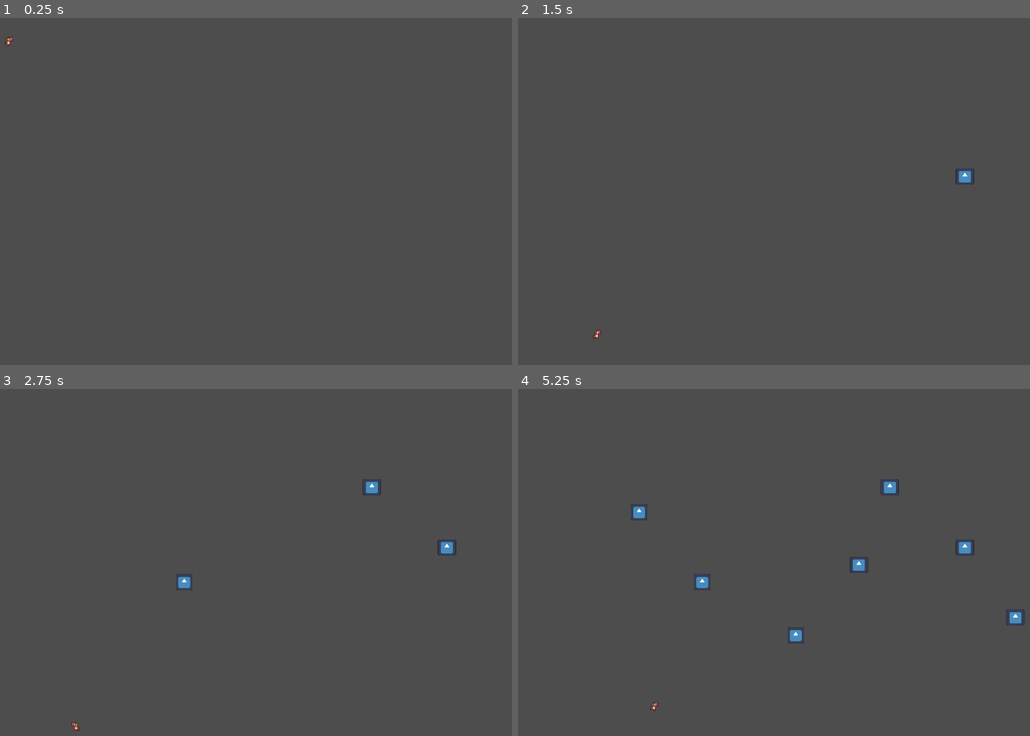
Above: before the commit, frames 1-4 (two rows, left to right).
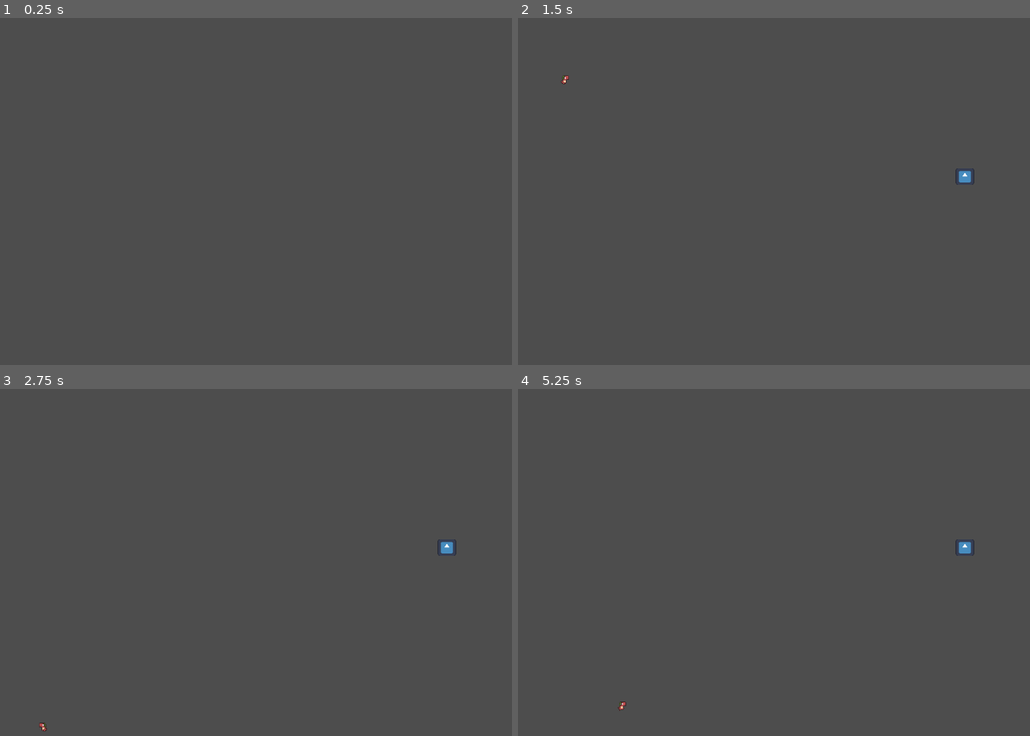
Above: after the commit, the same moments.

Repository: Chvrd0/Tricontinental-CC5408
Game: Godot game, scene res://Levels/Node/BaseLevel.tscn
Two runs of this game, one before a commit and one after it. Both use one fixed random seed, a clock stepped at 60 frames per second and the inputs below. This scene is started directly instead of the project's main scene. The engine's default icon, where the game draws it, is replaced by a stand-in: a white triangle on a blue panel in a dark square.
Inputs (mouse positions are in pixels of both pictures, inside the frame that each line leads up to):
- Up to frame 1 (0.25 s): no input
- Up to frame 2 (1.5 s): tap Enter at 0.5 s; move the mouse to (963, 177) at 0.52 s; hold D (move_right) from 0.53 s (still down); click (963, 177) at 0.6 s; tap Space (jump) at 0.77, 0.8, 1.07, 1.25, 1.35 s; move the mouse to (702, 212) at 1.27 s
- Up to frame 3 (2.75 s): tap Space (jump) at 1.52, 1.82, 2.3 s; click (184, 583) at 1.55 s; tap Enter at 2 s; move the mouse to (373, 486) at 2.02 s; release D (move_right) at 2.03 s; hold A (move_left) from 2.03 s (still down); click (373, 486) at 2.1 s
- Up to frame 4 (5.25 s): tap Space (jump) at 2.75, 3.02, 3.32, 3.77, 3.8, 4.07, 4.25, 4.35, 4.52, 4.82 s; move the mouse to (794, 635) at 2.77 s; release A (move_left) at 2.78 s; hold D (move_right) 2.78-4.28 s; tap P (portal) at 2.85 s; click (794, 635) at 3.05 s; tap Enter at 3.5 s; move the mouse to (1014, 618) at 3.52 s; click (1014, 618) at 3.6 s; move the mouse to (640, 510) at 4.27 s; hold A (move_left) 4.28-5.03 s; click (640, 510) at 4.55 s; move the mouse to (861, 565) at 5.02 s; hold D (move_right) from 5.03 s (still down); click (861, 565) at 5.1 s

The runs differ from the first frame. In frame 1, less than 0.1% of the frame differs, in the area x 0-3%, y 5-8%; in frame 2, less than 0.1%; in frame 3, 0.2%; in frame 4, 0.6%, in the area x 19-99%, y 25-93%.

Commit message:
Feat: Implementacion de fase previa para la colocacion de portales

Diff:
--- a/portales/Levels/Node/BaseLevel.tscn
+++ b/portales/Levels/Node/BaseLevel.tscn
@@ -1,7 +1,6 @@
-[gd_scene load_steps=4 format=3 uid="uid://bf41bhr4pcafq"]
+[gd_scene load_steps=3 format=3 uid="uid://bf41bhr4pcafq"]
 
 [ext_resource type="Script" uid="uid://8kr5e1k1k2gu" path="res://Levels/Scripts/base_level.gd" id="1_jefml"]
-[ext_resource type="PackedScene" uid="uid://cde78dlgk1acq" path="res://Player/player.tscn" id="2_acgpt"]
 
 [sub_resource type="WorldBoundaryShape2D" id="WorldBoundaryShape2D_oo6k0"]
 
@@ -13,6 +12,3 @@
 [node name="CollisionShape2D" type="CollisionShape2D" parent="StaticBody2D"]
 position = Vector2(107, 631)
 shape = SubResource("WorldBoundaryShape2D_oo6k0")
-
-[node name="Player" parent="." instance=ExtResource("2_acgpt")]
-position = Vector2(22, 27)
--- a/portales/Levels/Scripts/base_level.gd
+++ b/portales/Levels/Scripts/base_level.gd
@@ -3,16 +3,32 @@
 var entrada: bool = true
 var PORTAL = preload("uid://6xasnqsryygo")
 var PORTAL_SALIDA = preload("uid://ccnqpatetrj6x")
+const PLAYER = preload("uid://cde78dlgk1acq")
+
+var preparacion1: bool = true
+var preparacion2: bool = true
+
+@export var spawn_point: Vector2
 
 func _physics_process(delta: float) -> void:
-	if Input.is_action_just_pressed("click"):
-		if entrada:
-			var entrada_inst = PORTAL.instantiate()
-			add_child(entrada_inst)
-			entrada_inst.global_position = get_global_mouse_position()
-			entrada = false
-		else:
-			var salida_inst = PORTAL_SALIDA.instantiate()
-			add_child(salida_inst)
-			salida_inst.global_position = get_global_mouse_position()
-			entrada = true
+	if preparacion1:
+
+		if Input.is_action_just_pressed("click"):
+			if entrada:
+				var entrada_inst = PORTAL.instantiate()
+				add_child(entrada_inst)
+				entrada_inst.global_position = get_global_mouse_position()
+				entrada = false
+			else:
+				var salida_inst = PORTAL_SALIDA.instantiate()
+				add_child(salida_inst)
+				salida_inst.global_position = get_global_mouse_position()
+				entrada = true
+		if Input.is_action_just_pressed("jump"):
+			preparacion1 = false
+	else:
+		if preparacion2:
+			var player = PLAYER.instantiate()
+			player.global_position = spawn_point
+			add_child(player)
+			preparacion2 = false
--- a/portales/Player/player.gd
+++ b/portales/Player/player.gd
@@ -3,6 +3,7 @@
 @export var max_speed = 140
 @export var jump_speed = 190
 @export var gravity = 500
+@export var side = false
 @export var acceleration = 2000
 
 @onready var player: CharacterBody2D = $"."
@@ -12,6 +13,7 @@
 @onready var animation_player: AnimationPlayer = $AnimationPlayer
 @onready var animation_tree: AnimationTree = $AnimationTree
 @onready var playback = animation_tree["parameters/playback"]
+
 
 func _ready():
 	add_to_group("player")
@@ -29,6 +31,9 @@
 		pivot.scale.x = sign(move_input)
 	#SALTO
 	if not is_on_floor():
-		velocity.y += gravity*delta
+		if side:
+			velocity.x += gravity*delta
+		else:
+			velocity.y += gravity*delta
 	if is_on_floor() and Input.is_action_just_pressed("jump"):
 		velocity.y += -jump_speed
--- a/portales/Portal/Script/portal_salida.gd
+++ b/portales/Portal/Script/portal_salida.gd
@@ -1 +1,3 @@
 extends Node2D
+
+var g_side = 1
